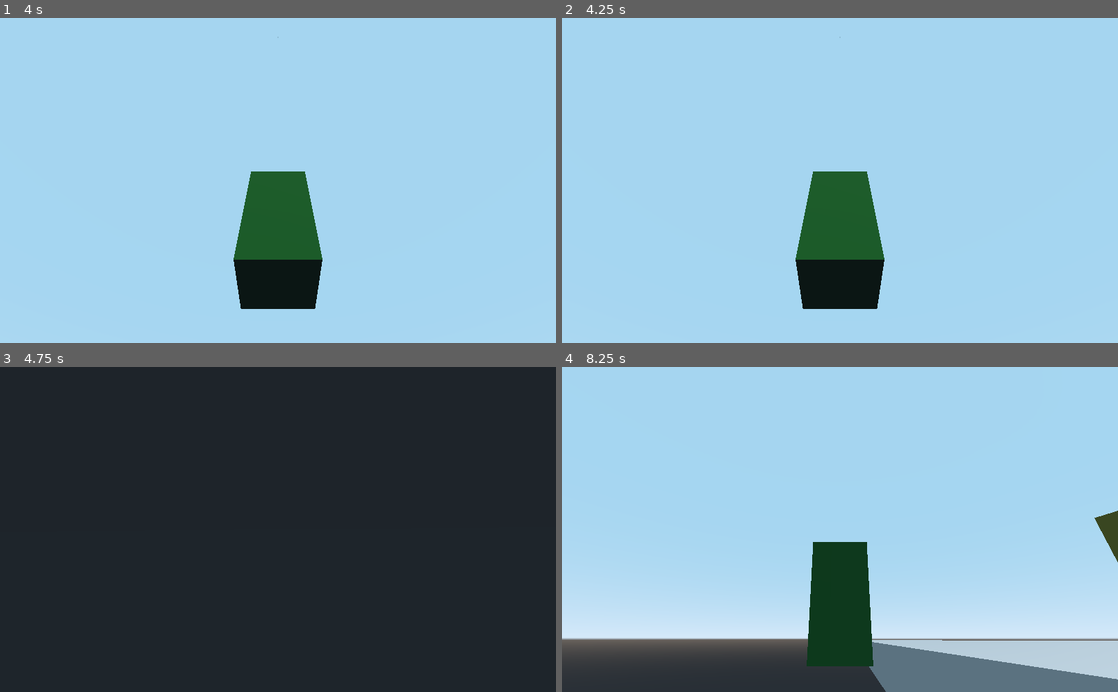
Above: before the commit, frames 1-4 (two rows, left to right).
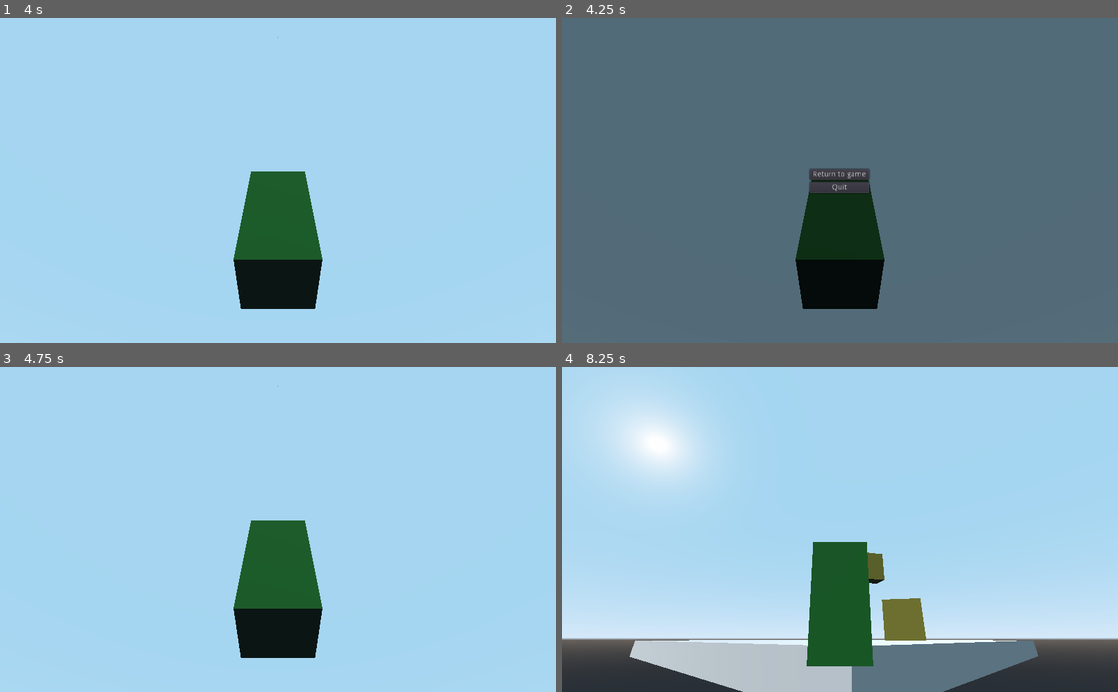
Above: after the commit, the same moments.

Repository: AlaskanGopher/GopherRPG3D
Game: Godot game, scene res://MainScene/InGame.tscn
Two runs of this game, one before a commit and one after it. Both use one fixed random seed, a clock stepped at 60 frames per second and the inputs below.
Inputs (mouse positions are in pixels of both pictures, inside the frame that each line leads up to):
- Up to frame 1 (4 s): tap Enter at 0.5 s; move the mouse to (400, 164) at 0.52 s; hold D (movement_right) 0.53-1.28 s; tap Space (movement_jump) at 0.77, 1.52, 3.02, 3.77 s; move the mouse to (166, 196) at 1.27 s; hold S (movement_down) 1.28-2.03 s; move the mouse to (333, 109) at 2.02 s; hold D (movement_right) 2.03-2.78 s; move the mouse to (250, 245) at 2.77 s; hold W (movement_up) 2.78-3.53 s; move the mouse to (444, 229) at 3.52 s; hold A (movement_left) from 3.53 s (still down)
- Up to frame 2 (4.25 s): keep holding A (movement_left); tap Escape at 4.15 s
- Up to frame 3 (4.75 s): release A (movement_left) at 4.25 s; click (278, 523) at 4.25 s, where only the run after the commit has a clickable "Return to game"
- Up to frame 4 (8.25 s): tap Space (movement_jump) at 5, 5.27, 6.5, 6.77, 7.52, 8 s; move the mouse to (673, 480) at 5.02 s; hold A (movement_left) 5.03-5.78 s; tap Enter at 5.75, 7.25 s; move the mouse to (867, 529) at 5.77 s; hold S (movement_down) 5.78-6.53 s; move the mouse to (756, 448) at 6.52 s; hold D (movement_right) 6.53-7.28 s; move the mouse to (962, 513) at 7.27 s; hold W (movement_up) 7.28-8.03 s; move the mouse to (728, 545) at 8.02 s; hold D (movement_right) from 8.03 s (still down)

Frame 1 is identical in both runs. In frame 2, 98% of the frame differs, in the area x 0-100%, y 0-100%; in frame 3, 98%; in frame 4, 20%.

Commit message:
add a pause menu and capture the mouse cursor

Diff:
--- a/source/MainScene/InGame.tscn
+++ b/source/MainScene/InGame.tscn
@@ -1,14 +1,15 @@
-[gd_scene load_steps=6 format=2]
+[gd_scene load_steps=7 format=2]
 
 [ext_resource path="res://Player/Player.tscn" type="PackedScene" id=1]
 [ext_resource path="res://MainScene/Box/Box.tscn" type="PackedScene" id=2]
+[ext_resource path="res://PauseMenu/PauseMenu.tscn" type="PackedScene" id=3]
 
 [sub_resource type="CubeMesh" id=1]
 
-[sub_resource type="SpatialMaterial" id=3]
+[sub_resource type="SpatialMaterial" id=2]
 albedo_color = Color( 0.72549, 0.72549, 0.72549, 1 )
 
-[sub_resource type="BoxShape" id=2]
+[sub_resource type="BoxShape" id=3]
 
 [node name="Landscape" type="Spatial"]
 
@@ -33,3 +34,5 @@
 
 [node name="Box2" parent="." instance=ExtResource( 2 )]
 transform = Transform( 0.499999, 0, 0.866025, 0, 1, 0, -0.866025, 0, 0.499999, 16, 16, -6 )
+
+[node name="PauseMenu" parent="." instance=ExtResource( 3 )]
--- /dev/null
+++ b/source/PauseMenu/PauseMenu.gd
@@ -0,0 +1,29 @@
+class_name PauseMenu
+extends Control
+
+func pause():
+	get_tree().paused = true
+	self.show()
+	Input.set_mouse_mode(Input.MOUSE_MODE_VISIBLE)
+
+func unpause():
+	get_tree().paused = false
+	self.hide()
+	Input.set_mouse_mode(Input.MOUSE_MODE_CAPTURED)
+
+func _ready():
+	self.hide()
+	Input.set_mouse_mode(Input.MOUSE_MODE_CAPTURED)
+
+func _on_ReturnButton_pressed():
+	unpause()
+
+func _on_QuitButton_pressed():
+	get_tree().quit()
+
+func _unhandled_key_input(event):
+	if event.pressed and event.scancode == KEY_ESCAPE:
+		if get_tree().paused:
+			unpause()
+		else:
+			pause()
--- /dev/null
+++ b/source/PauseMenu/PauseMenu.tscn
@@ -0,0 +1,64 @@
+[gd_scene load_steps=2 format=2]
+
+[ext_resource path="res://PauseMenu/PauseMenu.gd" type="Script" id=1]
+
+[node name="PauseMenu" type="Control"]
+pause_mode = 2
+anchor_right = 1.0
+anchor_bottom = 1.0
+script = ExtResource( 1 )
+__meta__ = {
+"_edit_use_anchors_": false
+}
+
+[node name="ColorRect" type="ColorRect" parent="."]
+anchor_right = 1.0
+anchor_bottom = 1.0
+size_flags_horizontal = 3
+size_flags_vertical = 3
+color = Color( 0, 0, 0, 0.498039 )
+__meta__ = {
+"_edit_use_anchors_": false
+}
+
+[node name="CenterContainer" type="CenterContainer" parent="."]
+anchor_right = 1.0
+anchor_bottom = 1.0
+margin_left = -0.793701
+margin_top = 1.18921
+margin_right = -0.793701
+margin_bottom = 1.18921
+__meta__ = {
+"_edit_use_anchors_": false
+}
+
+[node name="VBoxContainer" type="VBoxContainer" parent="CenterContainer"]
+margin_left = 457.0
+margin_top = 278.0
+margin_right = 567.0
+margin_bottom = 322.0
+size_flags_horizontal = 3
+size_flags_vertical = 3
+__meta__ = {
+"_edit_use_anchors_": false
+}
+
+[node name="ReturnButton" type="Button" parent="CenterContainer/VBoxContainer"]
+margin_right = 110.0
+margin_bottom = 20.0
+text = "Return to game"
+__meta__ = {
+"_edit_use_anchors_": false
+}
+
+[node name="QuitButton" type="Button" parent="CenterContainer/VBoxContainer"]
+margin_top = 24.0
+margin_right = 110.0
+margin_bottom = 44.0
+text = "Quit"
+__meta__ = {
+"_edit_use_anchors_": false
+}
+
+[connection signal="pressed" from="CenterContainer/VBoxContainer/ReturnButton" to="." method="_on_ReturnButton_pressed"]
+[connection signal="pressed" from="CenterContainer/VBoxContainer/QuitButton" to="." method="_on_QuitButton_pressed"]
--- a/source/project.godot
+++ b/source/project.godot
@@ -7,6 +7,16 @@
 ;   param=value ; assign values to parameters
 
 config_version=4
+
+_global_script_classes=[ {
+"base": "Control",
+"class": "PauseMenu",
+"language": "GDScript",
+"path": "res://PauseMenu/PauseMenu.gd"
+} ]
+_global_script_class_icons={
+"PauseMenu": ""
+}
 
 [application]
 
@@ -18,56 +28,56 @@
 
 ui_left={
 "deadzone": 0.5,
-"events": [ Object(InputEventKey,"resource_local_to_scene":false,"resource_name":"","device":0,"alt":false,"shift":false,"control":false,"meta":false,"command":false,"pressed":false,"scancode":16777231,"physical_scancode":0,"unicode":0,"echo":false,"script":null)
+"events": [ Object(InputEventKey,"resource_local_to_scene":false,"resource_name":"","device":0,"alt":false,"shift":false,"control":false,"meta":false,"command":false,"pressed":false,"scancode":16777231,"unicode":0,"echo":false,"script":null)
 , Object(InputEventJoypadButton,"resource_local_to_scene":false,"resource_name":"","device":0,"button_index":14,"pressure":0.0,"pressed":false,"script":null)
  ]
 }
 ui_right={
 "deadzone": 0.5,
-"events": [ Object(InputEventKey,"resource_local_to_scene":false,"resource_name":"","device":0,"alt":false,"shift":false,"control":false,"meta":false,"command":false,"pressed":false,"scancode":16777233,"physical_scancode":0,"unicode":0,"echo":false,"script":null)
+"events": [ Object(InputEventKey,"resource_local_to_scene":false,"resource_name":"","device":0,"alt":false,"shift":false,"control":false,"meta":false,"command":false,"pressed":false,"scancode":16777233,"unicode":0,"echo":false,"script":null)
 , Object(InputEventJoypadButton,"resource_local_to_scene":false,"resource_name":"","device":0,"button_index":15,"pressure":0.0,"pressed":false,"script":null)
  ]
 }
 ui_up={
 "deadzone": 0.5,
-"events": [ Object(InputEventKey,"resource_local_to_scene":false,"resource_name":"","device":0,"alt":false,"shift":false,"control":false,"meta":false,"command":false,"pressed":false,"scancode":16777232,"physical_scancode":0,"unicode":0,"echo":false,"script":null)
+"events": [ Object(InputEventKey,"resource_local_to_scene":false,"resource_name":"","device":0,"alt":false,"shift":false,"control":false,"meta":false,"command":false,"pressed":false,"scancode":16777232,"unicode":0,"echo":false,"script":null)
 , Object(InputEventJoypadButton,"resource_local_to_scene":false,"resource_name":"","device":0,"button_index":12,"pressure":0.0,"pressed":false,"script":null)
  ]
 }
 ui_down={
 "deadzone": 0.5,
-"events": [ Object(InputEventKey,"resource_local_to_scene":false,"resource_name":"","device":0,"alt":false,"shift":false,"control":false,"meta":false,"command":false,"pressed":false,"scancode":16777234,"physical_scancode":0,"unicode":0,"echo":false,"script":null)
+"events": [ Object(InputEventKey,"resource_local_to_scene":false,"resource_name":"","device":0,"alt":false,"shift":false,"control":false,"meta":false,"command":false,"pressed":false,"scancode":16777234,"unicode":0,"echo":false,"script":null)
 , Object(InputEventJoypadButton,"resource_local_to_scene":false,"resource_name":"","device":0,"button_index":13,"pressure":0.0,"pressed":false,"script":null)
  ]
 }
 movement_up={
 "deadzone": 0.5,
-"events": [ Object(InputEventKey,"resource_local_to_scene":false,"resource_name":"","device":0,"alt":false,"shift":false,"control":false,"meta":false,"command":false,"pressed":false,"scancode":87,"physical_scancode":0,"unicode":0,"echo":false,"script":null)
+"events": [ Object(InputEventKey,"resource_local_to_scene":false,"resource_name":"","device":0,"alt":false,"shift":false,"control":false,"meta":false,"command":false,"pressed":false,"scancode":87,"unicode":0,"echo":false,"script":null)
  ]
 }
 movement_down={
 "deadzone": 0.5,
-"events": [ Object(InputEventKey,"resource_local_to_scene":false,"resource_name":"","device":0,"alt":false,"shift":false,"control":false,"meta":false,"command":false,"pressed":false,"scancode":83,"physical_scancode":0,"unicode":0,"echo":false,"script":null)
+"events": [ Object(InputEventKey,"resource_local_to_scene":false,"resource_name":"","device":0,"alt":false,"shift":false,"control":false,"meta":false,"command":false,"pressed":false,"scancode":83,"unicode":0,"echo":false,"script":null)
  ]
 }
 movement_left={
 "deadzone": 0.5,
-"events": [ Object(InputEventKey,"resource_local_to_scene":false,"resource_name":"","device":0,"alt":false,"shift":false,"control":false,"meta":false,"command":false,"pressed":false,"scancode":65,"physical_scancode":0,"unicode":0,"echo":false,"script":null)
+"events": [ Object(InputEventKey,"resource_local_to_scene":false,"resource_name":"","device":0,"alt":false,"shift":false,"control":false,"meta":false,"command":false,"pressed":false,"scancode":65,"unicode":0,"echo":false,"script":null)
  ]
 }
 movement_right={
 "deadzone": 0.5,
-"events": [ Object(InputEventKey,"resource_local_to_scene":false,"resource_name":"","device":0,"alt":false,"shift":false,"control":false,"meta":false,"command":false,"pressed":false,"scancode":68,"physical_scancode":0,"unicode":0,"echo":false,"script":null)
+"events": [ Object(InputEventKey,"resource_local_to_scene":false,"resource_name":"","device":0,"alt":false,"shift":false,"control":false,"meta":false,"command":false,"pressed":false,"scancode":68,"unicode":0,"echo":false,"script":null)
  ]
 }
 movement_jump={
 "deadzone": 0.5,
-"events": [ Object(InputEventKey,"resource_local_to_scene":false,"resource_name":"","device":0,"alt":false,"shift":false,"control":false,"meta":false,"command":false,"pressed":false,"scancode":32,"physical_scancode":0,"unicode":0,"echo":false,"script":null)
+"events": [ Object(InputEventKey,"resource_local_to_scene":false,"resource_name":"","device":0,"alt":false,"shift":false,"control":false,"meta":false,"command":false,"pressed":false,"scancode":32,"unicode":0,"echo":false,"script":null)
  ]
 }
 movement_crouch={
 "deadzone": 0.5,
-"events": [ Object(InputEventKey,"resource_local_to_scene":false,"resource_name":"","device":0,"alt":false,"shift":false,"control":false,"meta":false,"command":false,"pressed":false,"scancode":16777237,"physical_scancode":0,"unicode":0,"echo":false,"script":null)
+"events": [ Object(InputEventKey,"resource_local_to_scene":false,"resource_name":"","device":0,"alt":false,"shift":false,"control":false,"meta":false,"command":false,"pressed":false,"scancode":16777237,"unicode":0,"echo":false,"script":null)
  ]
 }
 
Not shown: 1 places in source/MainScene/InGame.tscn that only renumber resources
Not shown, changed: .gitignore
Not shown, added: logs/godot.log
